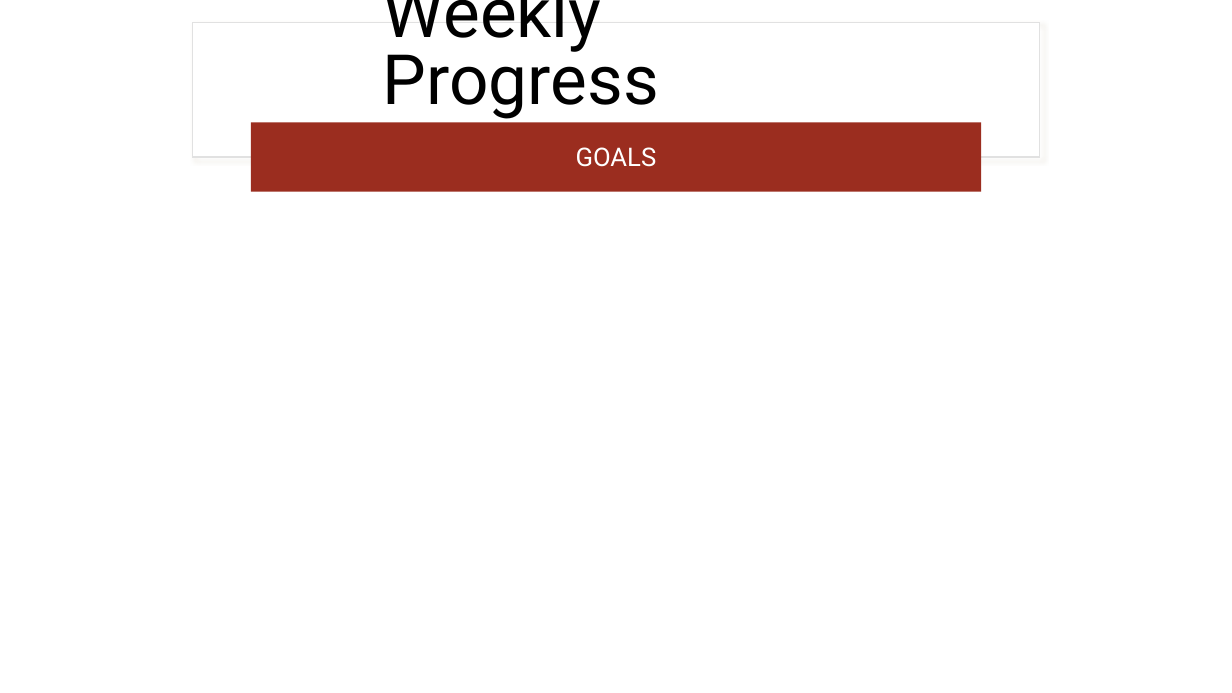
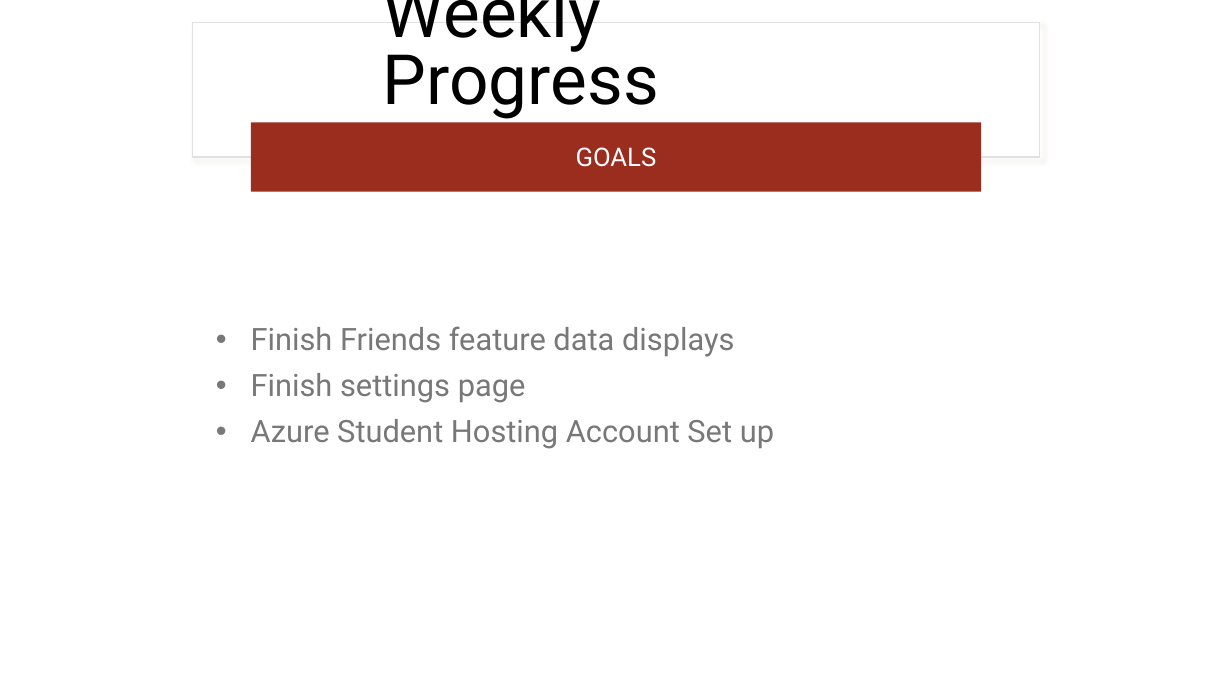
Before and after one commit to jjdeuce06/VulcanActivityTracker, a slide deck: slide 3 of Documentation/Weekly Report/week11/CMSC-4920-Week11-Group2.pptx. Drawn at 1232x693 pixels with LibreOffice and Linux fonts; fonts in the diff are those of the drawing. Boxes give left, top, right and bottom in pixels: in the first picture for what was removed or moved away, otherwise in the second. Text is boxed around its words. In the diff, an @@ line names an element or a change of style, - is before the commit and + after.

```diff
--- a/Documentation/Weekly Report/week11/CMSC-4920-Week11-Group2.pptx
+++ b/Documentation/Weekly Report/week11/CMSC-4920-Week11-Group2.pptx
@@ text added at (251,326,774,449), 24 pt, text #797979 @@
+• Finish Friends feature data displays
+• Finish settings page
+• Azure Student Hosting Account Set up
```
Also in this commit, not shown: 1 other slide changed, 3 slides added, 1 other file.
